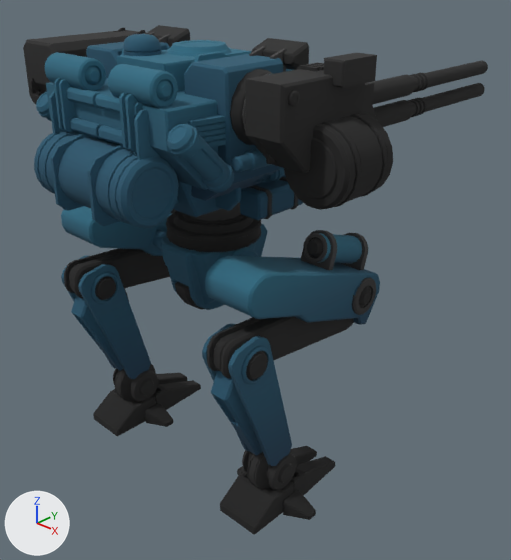
Two versions of the Blender file game/assets/models/player/mech.blend, one commit apart.
Both versions are drawn from a 50 mm camera at (7.26, -6.55, 4.33) aimed at (0.36, 0.65, -0.42). Lighting does not change. The marker at lower left points along +X, +Y and +Z.

Objects in the first picture: 'Battle_mech_03_L_foot_poly', 'Battle_mech_03_L_hips_poly', 'Battle_mech_03_L_knee_poly', 'Battle_mech_03_L_leg_poly', 'Battle_mech_03_L_weapon_poly', 'Battle_mech_03_R_foot_poly', 'Battle_mech_03_R_hips_poly', 'Battle_mech_03_R_knee_poly', 'Battle_mech_03_R_leg_poly', 'Battle_mech_03_R_weapon_poly', 'Battle_mech_03_torso_poly', 'Mech'.
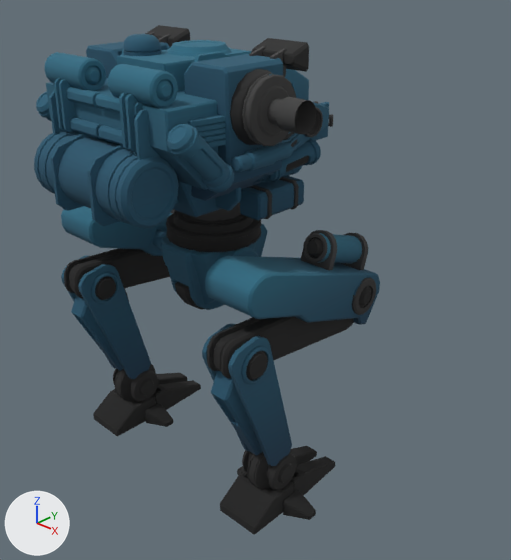
Pixel boxes [x1, y1, x2, y2] of what changed, in the pictures (511 x 560 px):
'Battle_mech_03_R_weapon_poly', deleted (black): before [245, 53, 488, 210]
'Battle_mech_03_L_weapon_poly', deleted (black): before [23, 28, 146, 104]

What changed in the scene script:
```text
Remove ob_battle_mech_03_r_weapon_poly:
    ob_battle_mech_03_r_weapon_poly = bpy.data.objects.new('Battle_mech_03_R_weapon_poly', me_mesh_032)
    ob_battle_mech_03_r_weapon_poly.parent = ob_battle_mech_03_torso_poly
    ob_battle_mech_03_r_weapon_poly.location = (0.0, 0.0, 0.0)
Remove ob_battle_mech_03_l_weapon_poly:
    ob_battle_mech_03_l_weapon_poly = bpy.data.objects.new('Battle_mech_03_L_weapon_poly', me_mesh_033)
    ob_battle_mech_03_l_weapon_poly.parent = ob_battle_mech_03_torso_poly
    ob_battle_mech_03_l_weapon_poly.location = (0.0, 0.0, 0.0)
```
